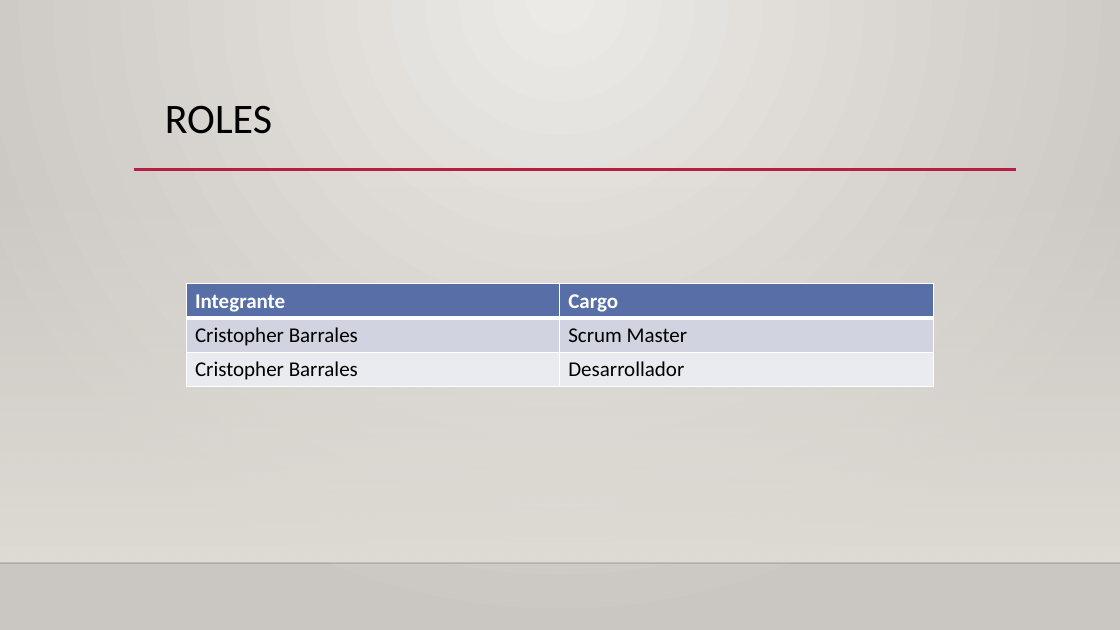
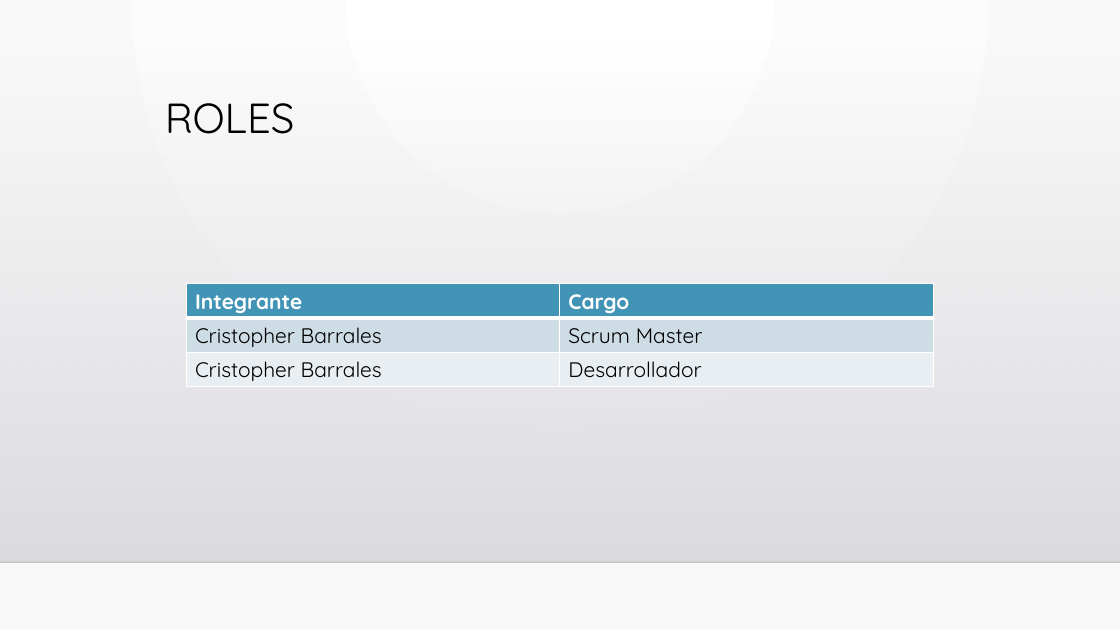
Before and after one commit to cbarralesp/tiendaevaluacion3, a slide deck: slide 4 of PRESENTACION DE EVALUACION.pptx. Drawn at 1120x630 pixels with LibreOffice and Linux fonts; fonts in the diff are those of the drawing; background and template pictures are left out. Boxes give left, top, right and bottom in pixels: in the first picture for what was removed or moved away, otherwise in the second. Text is boxed around its words. In the diff, an @@ line names an element or a change of style, - is before the commit and + after.

```diff
--- a/PRESENTACION DE EVALUACION.pptx
+++ b/PRESENTACION DE EVALUACION.pptx
@@ background gradient #ECEAE7 to #CAC7C1 to gradient #FFFFFF to #FAFAFA @@
@@ rectangle resized from (x1=0, y1=186, x2=1120, y2=563) to (x1=0, y1=43, x2=1120, y2=562) @@
@@ rectangle at (x1=0, y1=43, x2=1120, y2=562): fill gradient #DFDBD5 to gradient #DCDCE0 to #DEDEE2 @@
@@ text "ROLES" at (x1=165, y1=103, x2=295, y2=134): font Calibri to Quicksand @@
@@ line removed from (134, 170) to (1017, 170) @@
@@ table at (x1=187, y1=284, x2=933, y2=386) @@
@@ fill #586EA6 to #4294B6 in row 1 @@
@@ fill #D1D5E1 to #CFDCE5 in row 2 @@
@@ fill #EAEBF1 to #E9EEF3 in row 3 @@
@@ font Calibri to Quicksand @@
```
Also in this commit, not shown: 7 other slides changed, 4 slides added, 14 other files.
